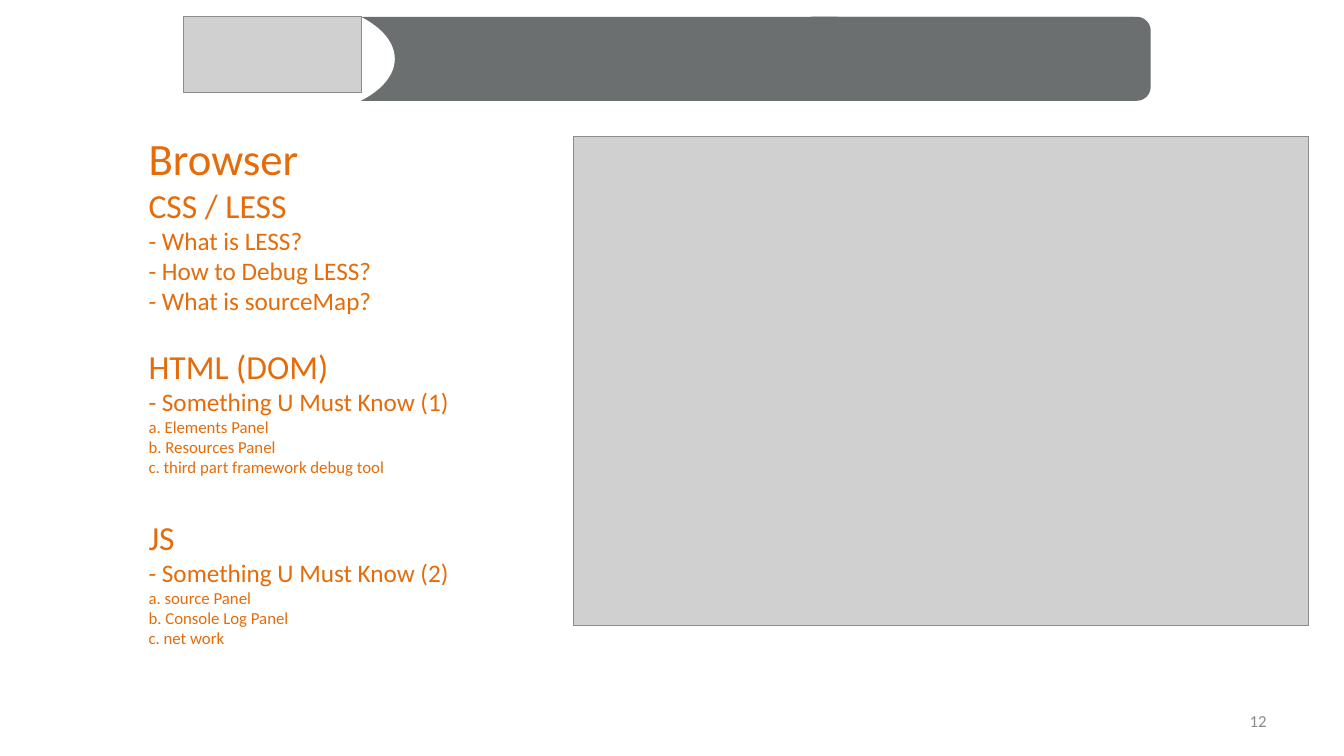
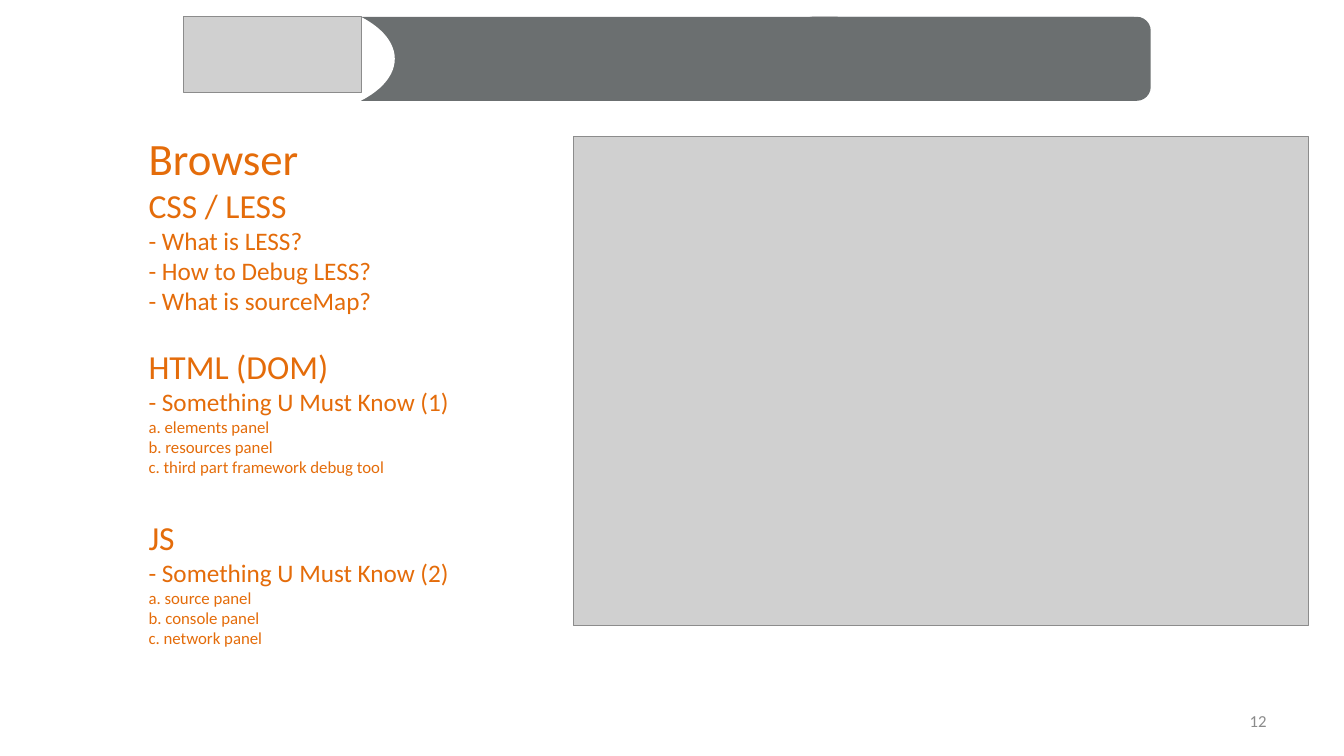
Before and after one commit to rainbow494/blog.zuoshachi.com, a slide deck: slide 12 of examples/how-to-debug-website/how-to-debug-viewfinder.pptx. Drawn at 1344x756 pixels with LibreOffice and Linux fonts; fonts in the diff are those of the drawing; grey boxes stand for pictures. Boxes give left, top, right and bottom in pixels: in the first picture for what was removed or moved away, otherwise in the second. Text is boxed around its words. In the diff, an @@ line names an element or a change of style, - is before the commit and + after.

Commit message:
updated ppt

```diff
--- a/examples/how-to-debug-website/how-to-debug-viewfinder.pptx
+++ b/examples/how-to-debug-website/how-to-debug-viewfinder.pptx
@@ text at [149,421,273,456]: text changed @@
-a. Elements Panel
-b. Resources Panel
+a. elements panel
+b. resources panel
@@ text at [149,592,262,647]: text changed @@
-a. source Panel
-b. Console Log Panel
-c. net work
+a. source panel
+b. console panel
+c. network panel
```
Also in this commit, not shown: 4 other slides changed, 3 other files.
